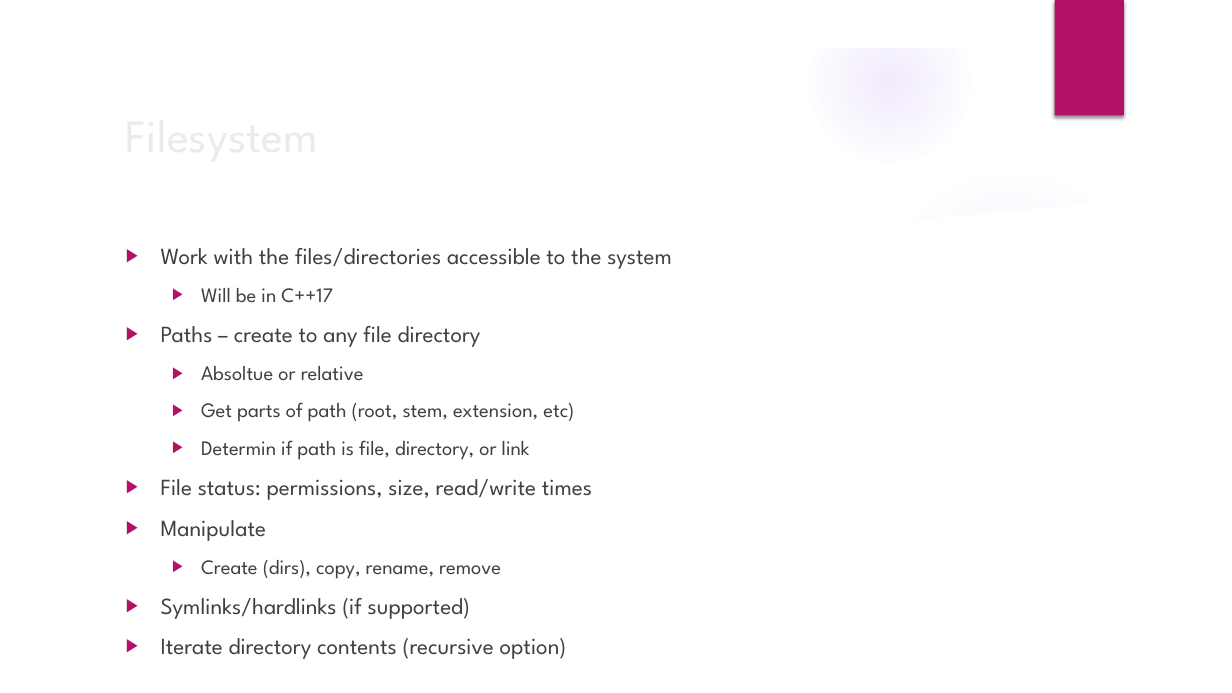
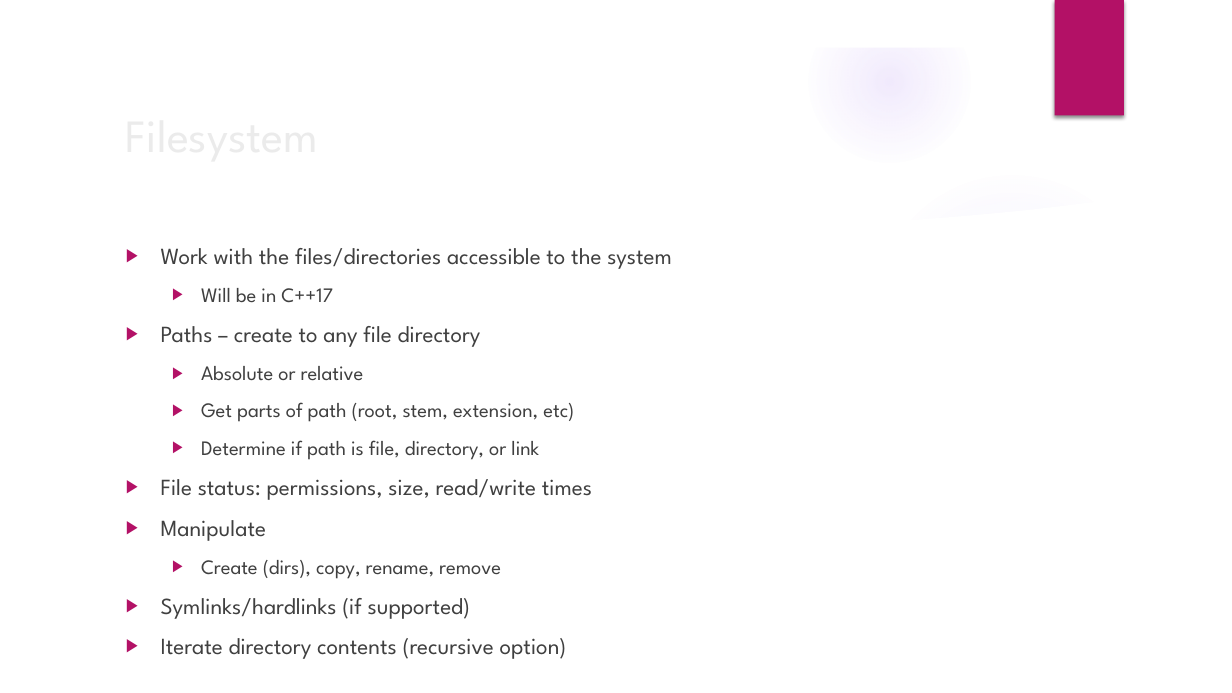
Before and after one commit to teeks99/boost-examples, a slide deck: slide 15 of Boost.pptx. Drawn at 1232x693 pixels with LibreOffice and Linux fonts; fonts in the diff are those of the drawing; background and template pictures are left out. Boxes give left, top, right and bottom in pixels: in the first picture for what was removed or moved away, otherwise in the second. Text is boxed around its words. In the diff, an @@ line names an element or a change of style, - is before the commit and + after.

Commit message:
Typos

```diff
--- a/Boost.pptx
+++ b/Boost.pptx
@@ text at (x1=201, y1=366, x2=364, y2=381): text changed @@
-  ▶ Absoltue or relative
+  ▶ Absolute or relative
@@ text at (x1=201, y1=440, x2=539, y2=460): text changed @@
-  ▶ Determin if path is file, directory, or link
+  ▶ Determine if path is file, directory, or link
```
